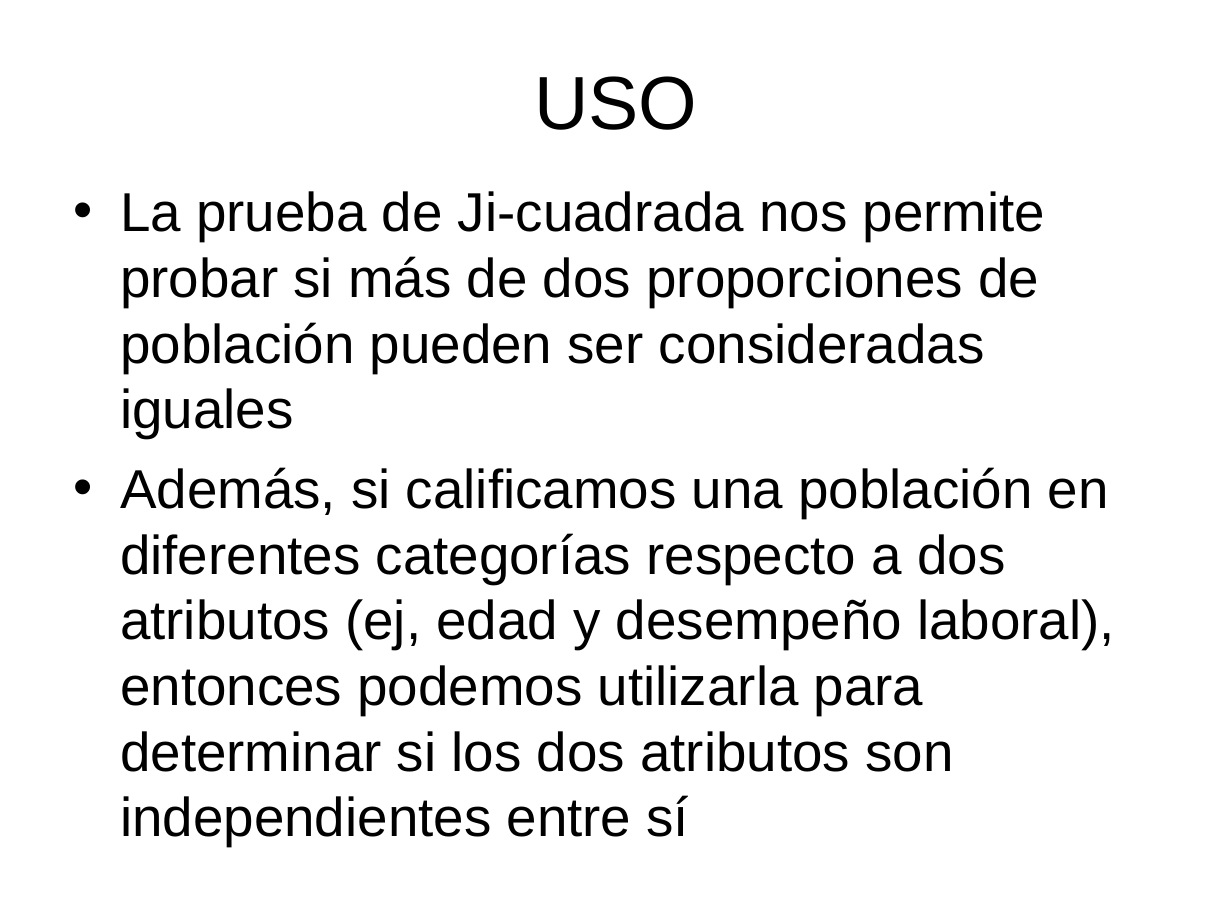
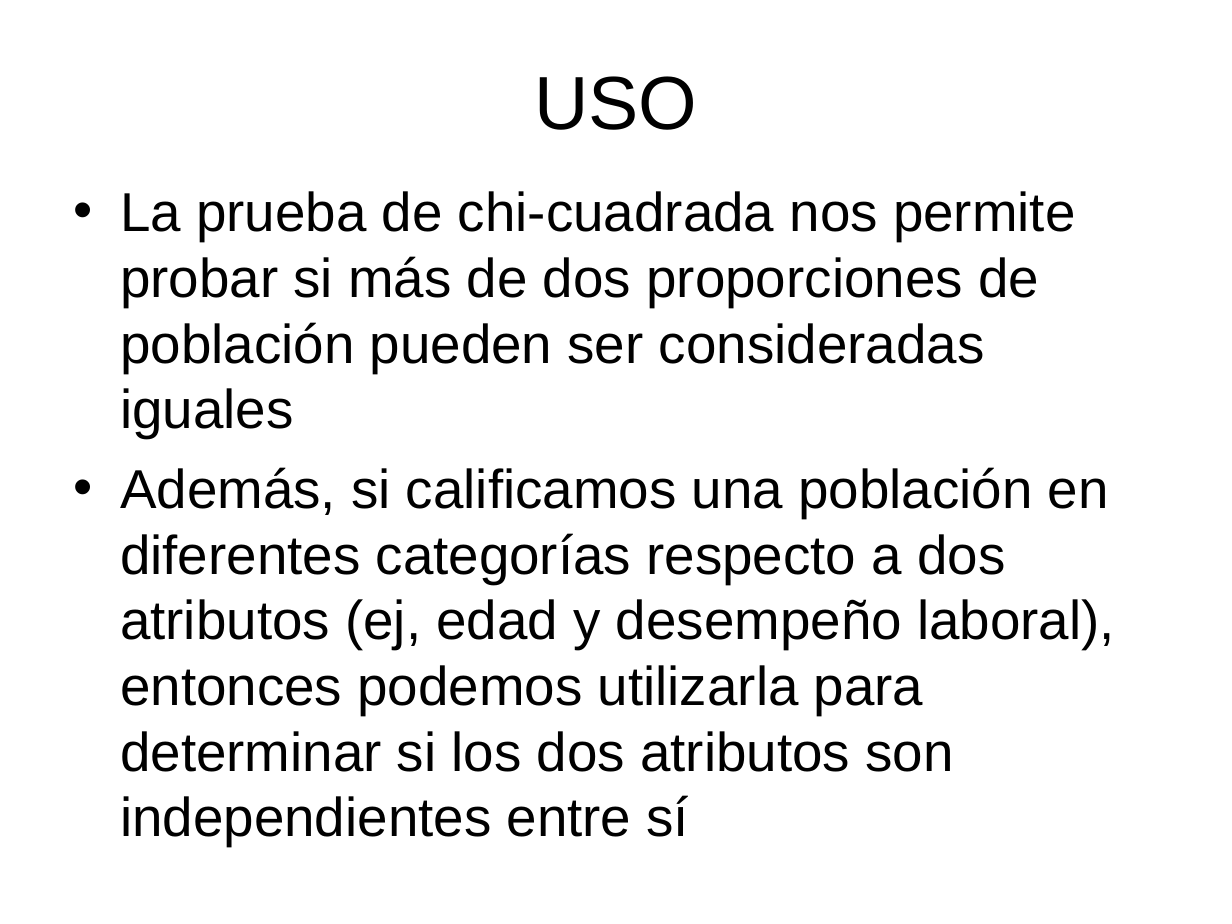
Before and after one commit to joseraulgallardo97/SimulacionProcesosFinancieros2018-I, a slide deck: slide 3 of TEMA-2/Clase15_Bondad_Ajuste.ppt (slide 2 before the commit). Drawn at 1232x924 pixels with LibreOffice and Linux fonts; fonts in the diff are those of the drawing. Boxes give left, top, right and bottom in pixels: in the first picture for what was removed or moved away, otherwise in the second. Text is boxed around its words. In the diff, an @@ line names an element or a change of style, - is before the commit and + after.

```diff
--- a/TEMA-2/Clase15_Bondad_Ajuste.ppt
+++ b/TEMA-2/Clase15_Bondad_Ajuste.ppt
@@ text at <box>120,191,1076,438</box>: text changed @@
-• La prueba de Ji-cuadrada nos permite probar si más de dos proporciones de población pueden ser consideradas iguales
+• La prueba de chi-cuadrada nos permite probar si más de dos proporciones de población pueden ser consideradas iguales
```
Also in this commit, not shown: 11 other slides changed, 1 slide added, 1 other file.
